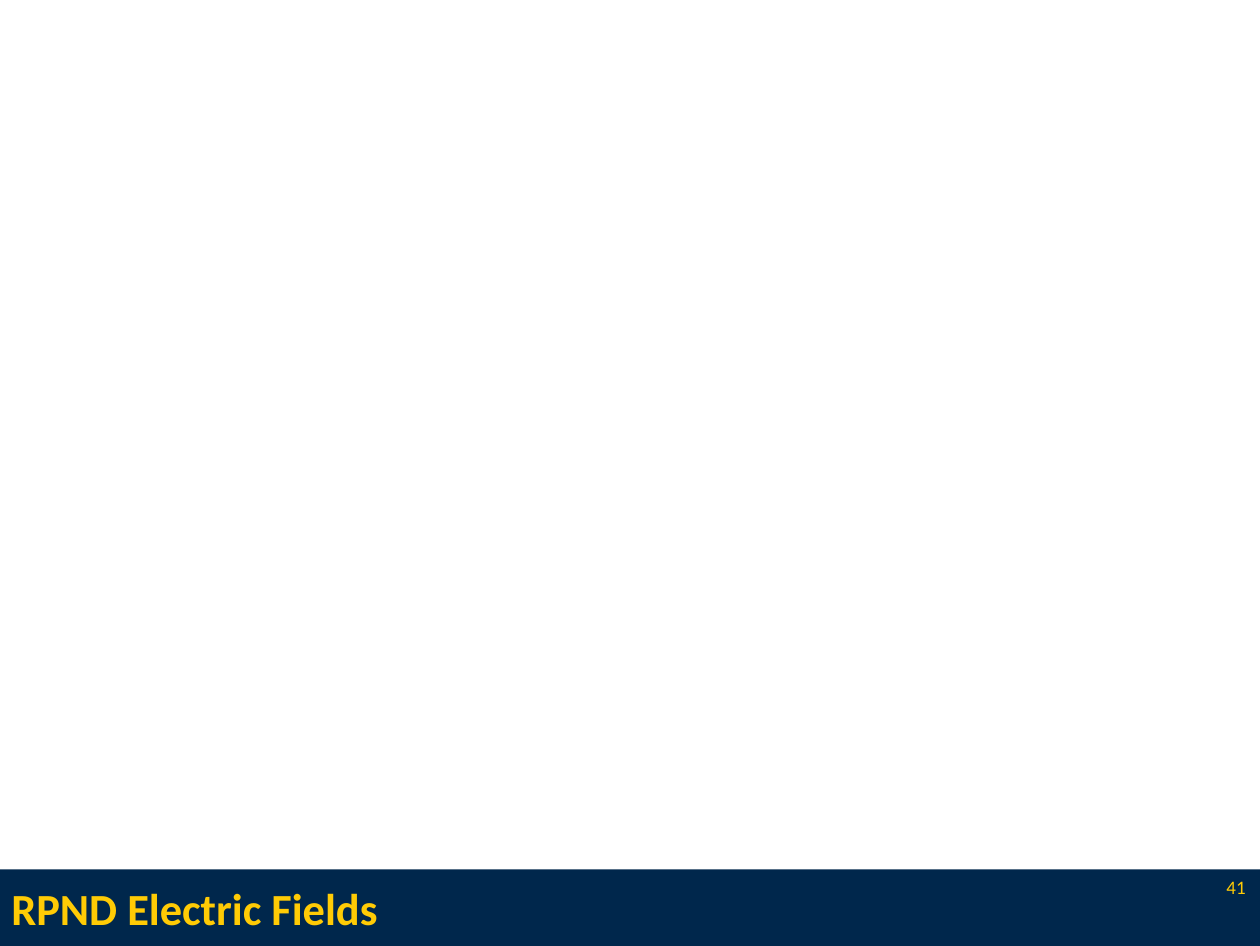
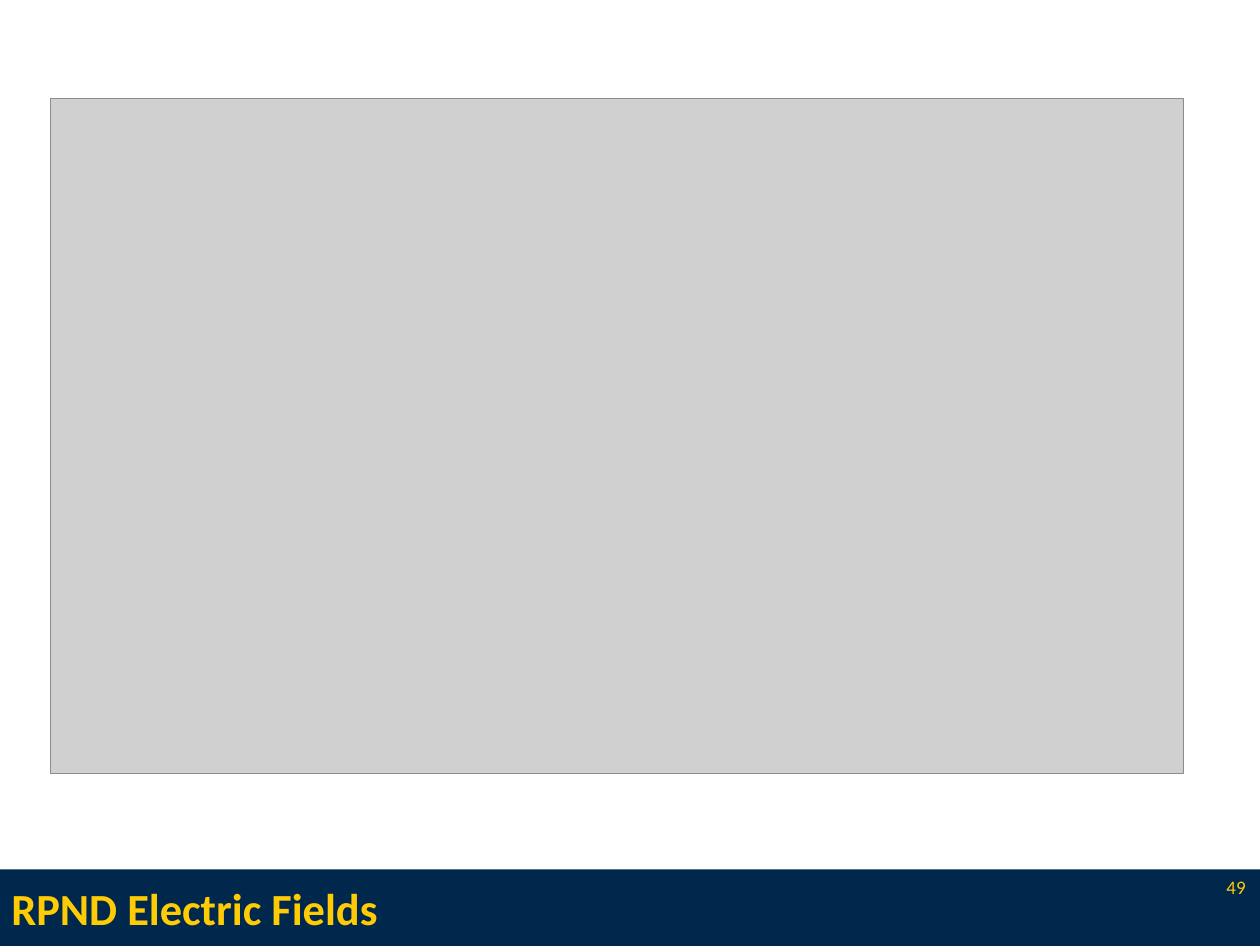
Before and after one commit to l3enny/dissertation, a slide deck: slide 49 of defense/presentation.odp (slide 41 before the commit). Drawn at 1260x946 pixels with LibreOffice and Linux fonts; fonts in the diff are those of the drawing; grey boxes stand for pictures. Boxes give left, top, right and bottom in pixels: in the first picture for what was removed or moved away, otherwise in the second. Text is boxed around its words. In the diff, an @@ line names an element or a change of style, - is before the commit and + after.

```diff
--- a/defense/presentation.odp
+++ b/defense/presentation.odp
@@ picture added at <box>50,98,1183,773</box> @@
@@ page number at <box>1226,881,1245,894</box>: text changed @@
-41
+49
```
Also in this commit, not shown: 3 other slides changed, 16 slides added, 27 other files.
